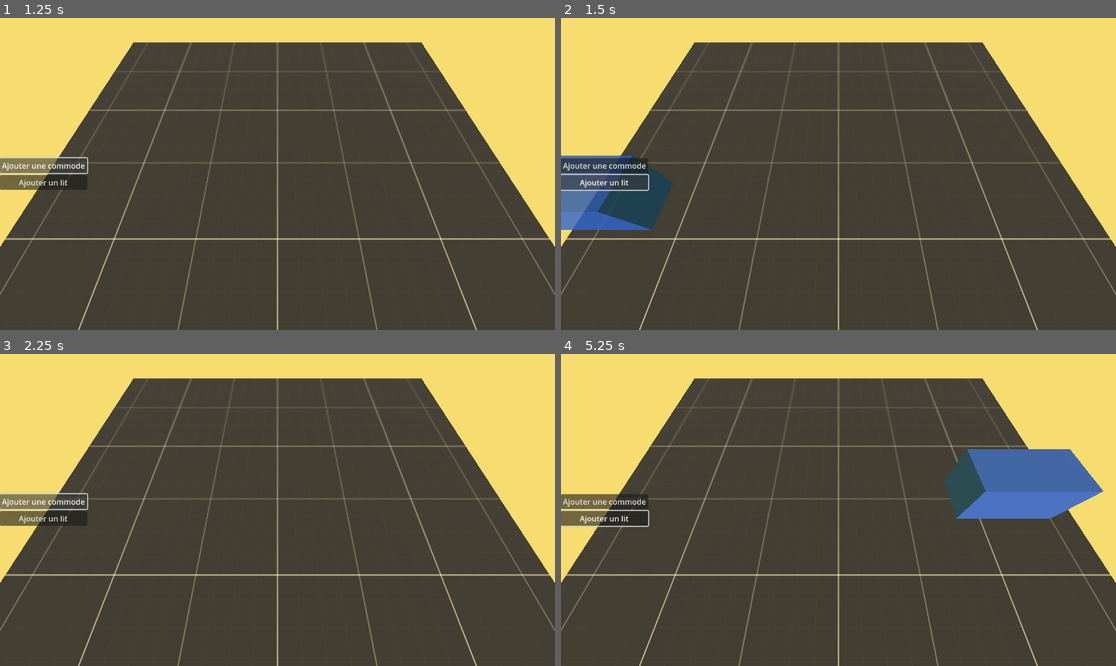
Above: before the commit, frames 1-4 (two rows, left to right).
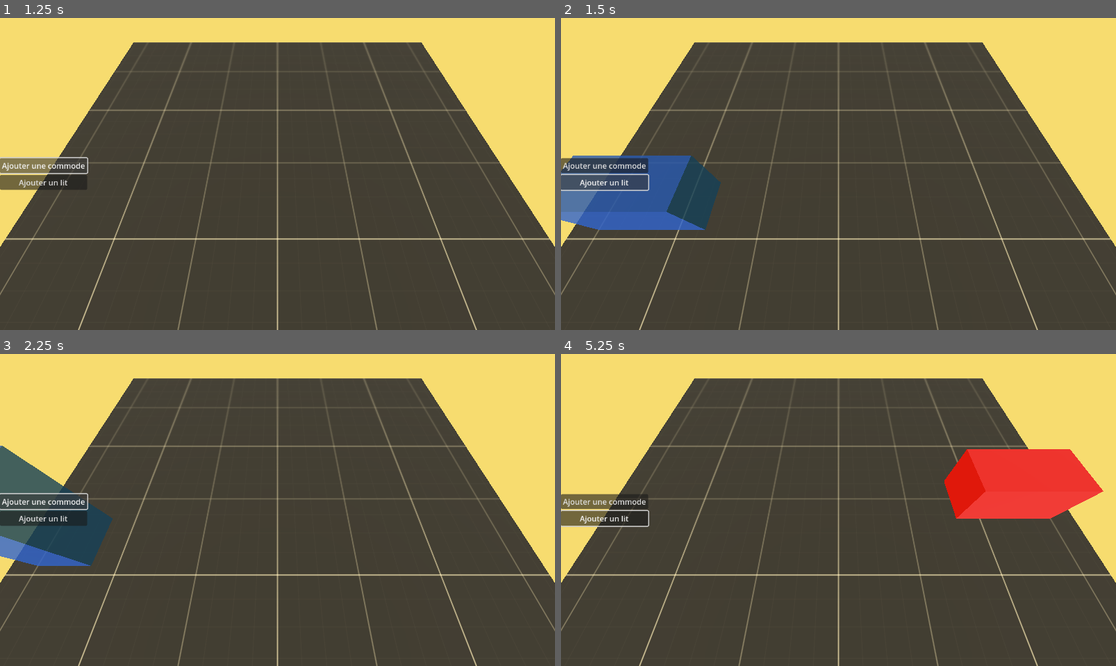
Above: after the commit, the same moments.

Repository: Bigaston/LDJam54
Game: Godot game, scene res://scenes/Main.tscn
The game is run twice, just before and just after one commit, with the same random seed, the same clock (stepped at 60 frames per second) and the same inputs.
Inputs (mouse positions are in pixels of both pictures, inside the frame that each line leads up to):
- Up to frame 1 (1.25 s): click "Ajouter une commode" at 0.5 s
- Up to frame 2 (1.5 s): click "Ajouter un lit" at 1.25 s
- Up to frame 3 (2.25 s): click "Ajouter une commode" at 2 s
- Up to frame 4 (5.25 s): click "Ajouter un lit" at 2.75 s; click "Ajouter une commode" at 3.5 s; click "Ajouter un lit" at 4.25 s; tap Enter at 5 s; move the mouse to (960, 494) at 5.02 s; tap Space (furniture_place) at 5.1 s; click (960, 494) at 5.17 s

Frame 1 is identical in both runs. In frame 2, 4.1% of the frame differs, in the area x 0-29%, y 44-68%; in frame 3, 4.4%; in frame 4, 5.2%, in the area x 69-98%, y 30-53%.

Commit message:
Utilisation des hitbox de godot

Diff:
--- a/objects/furnitures/Bed.tscn
+++ b/objects/furnitures/Bed.tscn
@@ -1,9 +1,12 @@
-[gd_scene load_steps=3 format=3 uid="uid://bsx40vwlv4iex"]
+[gd_scene load_steps=4 format=3 uid="uid://bsx40vwlv4iex"]
 
 [ext_resource type="Script" path="res://scripts/Furniture.gd" id="1_8q0yk"]
 
 [sub_resource type="BoxMesh" id="BoxMesh_uxrcd"]
 size = Vector3(2, 1, 1)
+
+[sub_resource type="BoxShape3D" id="BoxShape3D_8s3ay"]
+size = Vector3(1.8, 0.8, 0.8)
 
 [node name="Bed" type="Node3D"]
 script = ExtResource("1_8q0yk")
@@ -12,3 +15,9 @@
 [node name="MeshInstance3D" type="MeshInstance3D" parent="."]
 transform = Transform3D(1, 0, 0, 0, 1, 0, 0, 0, 1, 0.5, 0.5, 0)
 mesh = SubResource("BoxMesh_uxrcd")
+
+[node name="Area3D" type="Area3D" parent="."]
+transform = Transform3D(1, 0, 0, 0, 1, 0, 0, 0, 1, 0.5, 0.5, 0)
+
+[node name="CollisionShape3D" type="CollisionShape3D" parent="Area3D"]
+shape = SubResource("BoxShape3D_8s3ay")
--- a/objects/furnitures/Commode.tscn
+++ b/objects/furnitures/Commode.tscn
@@ -1,9 +1,12 @@
-[gd_scene load_steps=3 format=3 uid="uid://dotcga5rmcdog"]
+[gd_scene load_steps=4 format=3 uid="uid://dotcga5rmcdog"]
 
 [ext_resource type="Script" path="res://scripts/Furniture.gd" id="1_nvnw8"]
 
 [sub_resource type="BoxMesh" id="BoxMesh_uxrcd"]
 size = Vector3(1, 2, 1)
+
+[sub_resource type="BoxShape3D" id="BoxShape3D_unrgv"]
+size = Vector3(0.8, 1.8, 0.8)
 
 [node name="Commode" type="Node3D"]
 script = ExtResource("1_nvnw8")
@@ -11,3 +14,9 @@
 [node name="MeshInstance3D" type="MeshInstance3D" parent="."]
 transform = Transform3D(1, 0, 0, 0, 1, 0, 0, 0, 1, 0, 1, 0)
 mesh = SubResource("BoxMesh_uxrcd")
+
+[node name="Area3D" type="Area3D" parent="."]
+transform = Transform3D(1, 0, 0, 0, 1, 0, 0, 0, 1, 0, 1, 0)
+
+[node name="CollisionShape3D" type="CollisionShape3D" parent="Area3D"]
+shape = SubResource("BoxShape3D_unrgv")
--- a/scenes/Main.tscn
+++ b/scenes/Main.tscn
@@ -54,6 +54,8 @@
 skeleton = NodePath("../..")
 
 [node name="Area3D" type="Area3D" parent="Level1/Ground"]
+collision_layer = 2
+collision_mask = 0
 
 [node name="CollisionShape3D" type="CollisionShape3D" parent="Level1/Ground/Area3D"]
 shape = SubResource("BoxShape3D_ns1np")
--- a/scripts/Furniture.gd
+++ b/scripts/Furniture.gd
@@ -3,3 +3,7 @@
 
 @export var size_x = 1
 @export var size_y = 1
+
+func is_placement_valid():
+
+	return !$Area3D.has_overlapping_areas()
--- a/scripts/main_game.gd
+++ b/scripts/main_game.gd
@@ -43,52 +43,36 @@
 		cancel_furniture_placement()
 
 	if Input.is_action_just_pressed("furniture_place"):
-		if furniture_to_place != null:
-			var mesh = furniture_to_place.get_children()
-			set_material_of_furniture(mesh[0], null)
+		if furniture_to_place != null and furniture_to_place.is_placement_valid():
+			var meshs = furniture_to_place.get_children()
+
+			for mesh in meshs:
+				if mesh is MeshInstance3D:
+					set_material_of_furniture(mesh, null)
 
 			furniture_to_place = null
 			last_frame_correct_status = null
 
 	# Check if position is correct
 	if furniture_to_place != null && selected_case != null:
-		if check_if_furniture_correct():
+		if furniture_to_place.is_placement_valid():
 			if last_frame_correct_status != true:
 				last_frame_correct_status = true
 
-				var mesh = furniture_to_place.get_children()
+				var meshs = furniture_to_place.get_children()
 
-				set_material_of_furniture(mesh[0], transparent_mat)
+				for mesh in meshs:
+					if mesh is MeshInstance3D:
+						set_material_of_furniture(mesh, transparent_mat)
 		else:
 			if last_frame_correct_status != false:
 				last_frame_correct_status = false
 
-				var mesh = furniture_to_place.get_children()
-				set_material_of_furniture(mesh[0], transparent_error_mat)
+				var meshs = furniture_to_place.get_children()
 
-func check_if_furniture_correct():
-	# TODO : Remplacer par la detection native de godot
-	if furniture_to_place == null or selected_case == null:
-		return
-
-	var rotated_size = Vector2(furniture_to_place.size_x, furniture_to_place.size_y)
-
-	if current_rotation == 0:
-		rotated_size = Vector2(rotated_size.x - 1, rotated_size.y - 1)
-	elif current_rotation == 90:
-		rotated_size = Vector2(rotated_size.y - 1, -rotated_size.x + 1)
-	elif current_rotation == 180:
-		rotated_size = Vector2(-rotated_size.x + 1, rotated_size.y - 1)
-	elif current_rotation == 270:
-		rotated_size = Vector2(rotated_size.y - 1, rotated_size.x - 1)
-
-	if (selected_case.x + rotated_size.x < level.size_x
-		and selected_case.y + rotated_size.y < level.size_y
-		and selected_case.y + rotated_size.y >= 0
-		and selected_case.x + rotated_size.x >= 0):
-		return true
-	else:
-		return false
+				for mesh in meshs:
+					if mesh is MeshInstance3D:
+						set_material_of_furniture(mesh, transparent_error_mat)
 
 func _physics_process(delta):
 	var space_state = get_world_3d().direct_space_state
